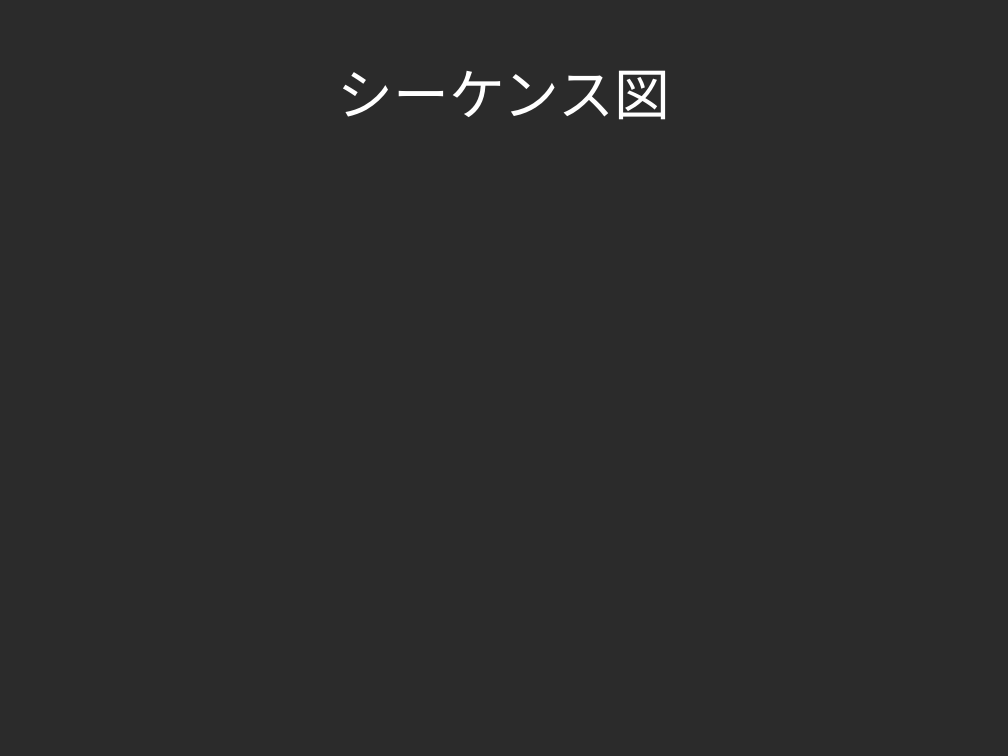
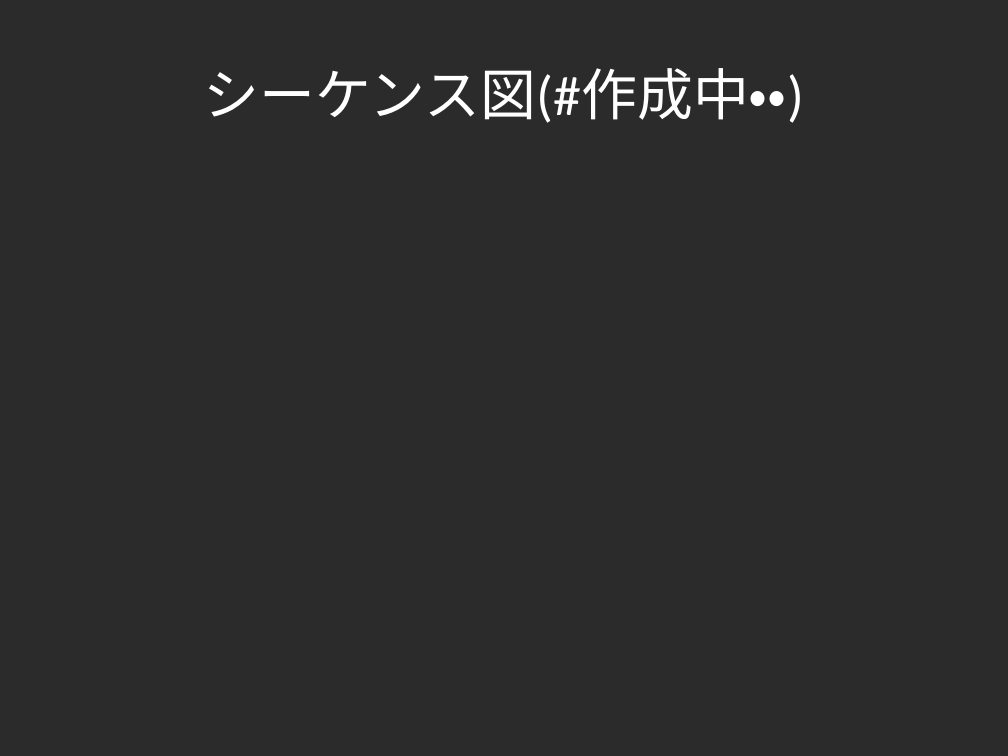
Before and after one commit to yojik/yojik-lib, a slide deck: slide 61 of 2009devsumi/oo_exercise/doc/devsum.odp (slide 58 before the commit). Drawn at 1008x756 pixels with LibreOffice and Linux fonts; fonts in the diff are those of the drawing; background and template pictures are left out; a plain dark background stands for a picture behind light text. Boxes give left, top, right and bottom in pixels: in the first picture for what was removed or moved away, otherwise in the second. Text is boxed around its words. In the diff, an @@ line names an element or a change of style, - is before the commit and + after.

```diff
--- a/2009devsumi/oo_exercise/doc/devsum.odp
+++ b/2009devsumi/oo_exercise/doc/devsum.odp
@@ title at [204,68,804,123]: text changed @@
-シーケンス図
+シーケンス図(#作成中・・)
```
Also in this commit, not shown: 16 other slides changed, 4 slides added, 1 slide removed.
